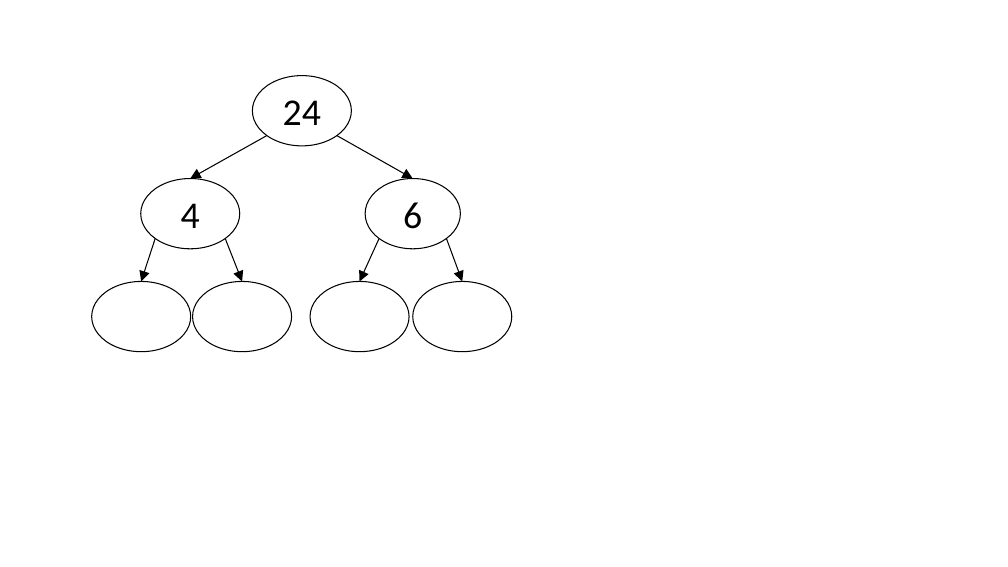
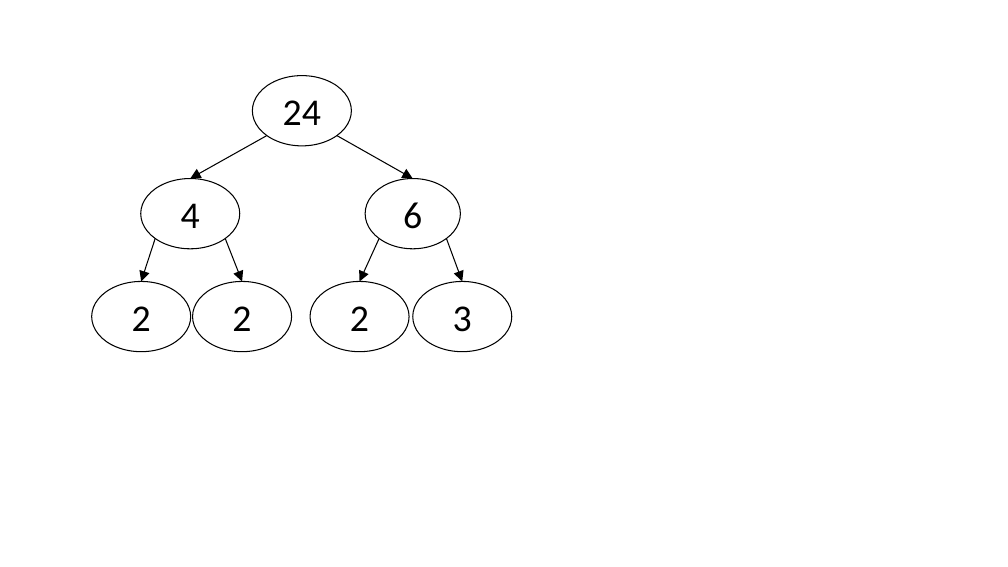
Before and after one commit to JanneVenhoEdu/JanneVenhoEdu.github.io, a slide deck: slide 13 of ma7/j2/p/04-alkuluvut/ma7j2_reppu_tekijapuu.pptx. Drawn at 1008x567 pixels with LibreOffice and Linux fonts; fonts in the diff are those of the drawing. Boxes give left, top, right and bottom in pixels: in the first picture for what was removed or moved away, otherwise in the second. Text is boxed around its words. In the diff, an @@ line names an element or a change of style, - is before the commit and + after.

```diff
--- a/ma7/j2/p/04-alkuluvut/ma7j2_reppu_tekijapuu.pptx
+++ b/ma7/j2/p/04-alkuluvut/ma7j2_reppu_tekijapuu.pptx
@@ text in ellipse at <box>132,306,151,331</box>: text added @@
+2
@@ text in ellipse at <box>232,306,251,331</box>: text added @@
+2
@@ text in ellipse at <box>350,306,369,331</box>: text added @@
+2
@@ text in ellipse at <box>453,306,472,332</box>: text added @@
+3
```
Also in this commit, not shown: 5 other slides changed, 5 slides added, 2 slides removed.
